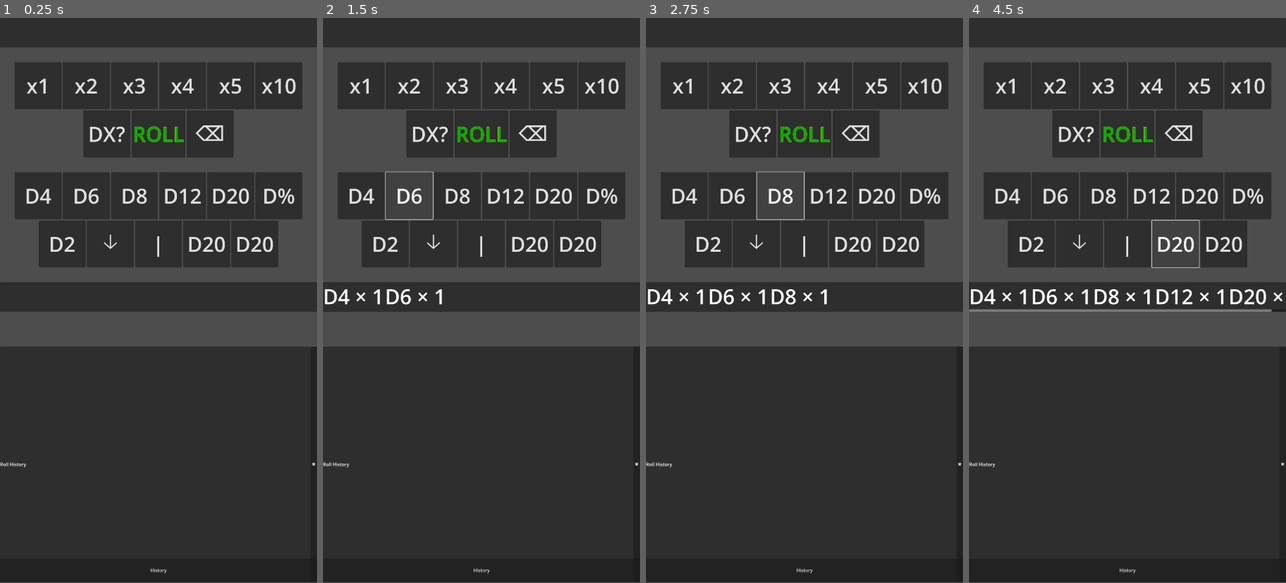
Above: before the commit, frames 1-4 (left to right).
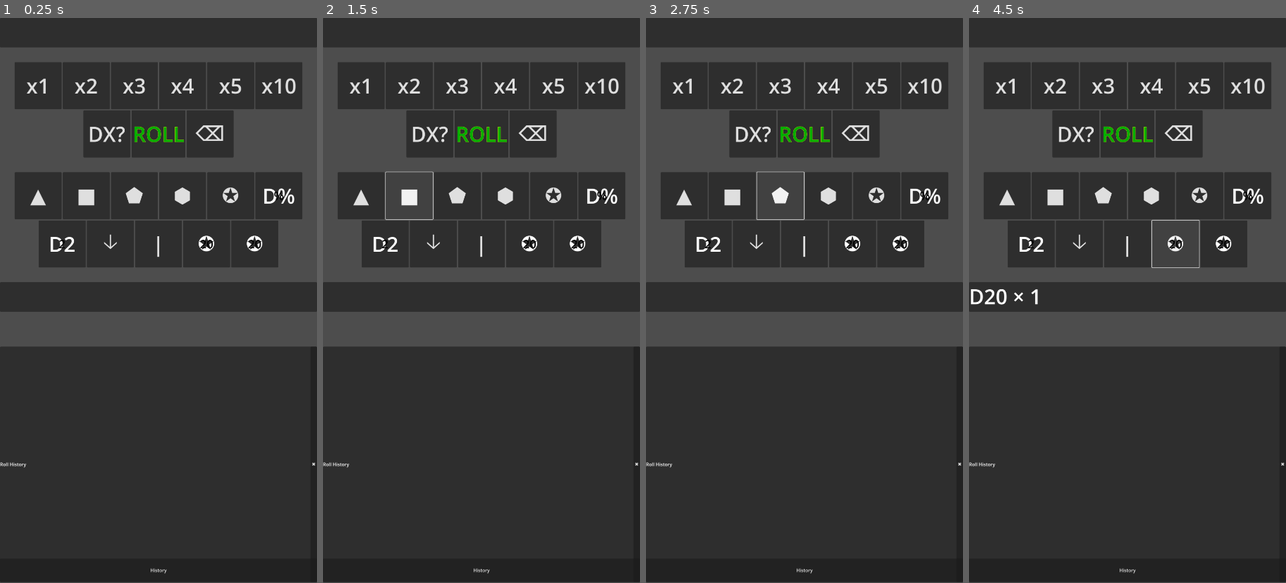
Above: after the commit, the same moments.

Repository: FromAriel/Experiments
Game: Godot game, scene res://main.tscn
The game is run twice, just before and just after one commit, with the same random seed, the same clock (stepped at 60 frames per second) and the same inputs.
Inputs:
- Up to frame 1 (0.25 s): no input
- Up to frame 2 (1.5 s): click "D4" (after the commit: "▲") at 0.5 s; click "D6" (after the commit: "■") at 1.25 s
- Up to frame 3 (2.75 s): click "D8" (after the commit: "⬟") at 2 s
- Up to frame 4 (4.5 s): click "D12" (after the commit: "⬢") at 2.75 s; click "D20" (after the commit: "✪") at 3.5 s; click "D20" (after the commit: "✪") at 4.25 s

The runs differ from the first frame. In frame 1, 1.4% of the frame differs, in the area x 8-93%, y 29-42%; in frame 2, 1.7%; in frame 3, 1.9%; in frame 4, 2.8%, in the area x 0-99%, y 29-52%.

Commit message:
feat(livedie): add shaped dice labels

Diff:
--- a/LIVEdie/scenes/quick_roll_bar.tscn
+++ b/LIVEdie/scenes/quick_roll_bar.tscn
@@ -95,38 +95,38 @@
 custom_minimum_size = Vector2(80, 0)
 layout_mode = 2
 theme_override_font_sizes/font_size = 35
-text = "D4"
+text = "▲"
 
 [node name="Die6" type="Button" parent="QuickRollBar/StandardRow"]
 custom_minimum_size = Vector2(80, 0)
 layout_mode = 2
 theme_override_font_sizes/font_size = 35
-text = "D6"
+text = "■"
 
 [node name="Die8" type="Button" parent="QuickRollBar/StandardRow"]
 custom_minimum_size = Vector2(80, 0)
 layout_mode = 2
 theme_override_font_sizes/font_size = 35
-text = "D8"
+text = "⬟"
 
 [node name="Die10" type="Button" parent="QuickRollBar/StandardRow"]
 visible = false
 custom_minimum_size = Vector2(80, 0)
 layout_mode = 2
 theme_override_font_sizes/font_size = 35
-text = "D10"
+text = "⬙"
 
 [node name="Die12" type="Button" parent="QuickRollBar/StandardRow"]
 custom_minimum_size = Vector2(80, 0)
 layout_mode = 2
 theme_override_font_sizes/font_size = 35
-text = "D12"
+text = "⬢"
 
 [node name="Die20" type="Button" parent="QuickRollBar/StandardRow"]
 custom_minimum_size = Vector2(80, 0)
 layout_mode = 2
 theme_override_font_sizes/font_size = 35
-text = "D20"
+text = "✪"
 
 [node name="Die100" type="Button" parent="QuickRollBar/StandardRow"]
 custom_minimum_size = Vector2(80, 0)
--- a/LIVEdie/scripts/quick_roll_bar.gd
+++ b/LIVEdie/scripts/quick_roll_bar.gd
@@ -23,6 +23,15 @@
     "9": "\u2079"
 }
 
+const QRB_DIE_SHAPES := {
+    4: "▲",
+    6: "■",
+    8: "⬟",
+    10: "⬙",
+    12: "⬢",
+    20: "✪",
+}
+
 @export_range(1.0, 3.0, 0.01) var qrb_size_index: float = 2.0:
     set(value):
         qrb_size_index = clamp(value, 1.0, 3.0)
@@ -32,6 +41,10 @@
 @export var qrb_button_font_size: int = 35
 @export var qrb_roll_font_size: int = 28
 @export var qrb_chip_font_size: int = 24
+@export var qrb_die_font_size: int = 35
+@export var qrb_number_font_size: int = 20
+@export var qrb_die_color: Color = Color(1, 1, 1)
+@export var qrb_number_color: Color = Color(0, 0, 0)
 
 var qrb_queue: Array = []
 var qrb_last_faces: int = 0
@@ -55,6 +68,8 @@
 func _ready() -> void:
     _connect_dice_buttons($StandardRow)
     _connect_dice_buttons($AdvancedRow)
+    _qrb_setup_die_buttons($StandardRow)
+    _qrb_setup_die_buttons($AdvancedRow)
     $StandardRow/AdvancedToggle.pressed.connect(_on_toggle_advanced)
     $RepeaterRow/RollButton.pressed.connect(_on_roll_pressed)
     _connect_repeat_buttons()
@@ -80,6 +95,29 @@
             var faces := int(node.text.substr(1).replace("%", "100"))
             node.button_down.connect(_on_die_down.bind(faces, node))
             node.button_up.connect(_on_die_up.bind(faces, node))
+
+
+func _qrb_setup_die_buttons(row: Container) -> void:
+    for node in row.get_children():
+        if node is Button and node.text != "DX?" and node.text.begins_with("D"):
+            var faces := int(node.text.substr(1).replace("%", "100"))
+            node.set_meta("faces", faces)
+            if QRB_DIE_SHAPES.has(faces):
+                node.text = QRB_DIE_SHAPES[faces]
+            var label := Label.new()
+            label.name = "Number"
+            if faces == 100:
+                label.text = "%"
+            else:
+                label.text = str(faces)
+            label.mouse_filter = Control.MOUSE_FILTER_IGNORE
+            label.anchor_left = 0.0
+            label.anchor_top = 0.0
+            label.anchor_right = 1.0
+            label.anchor_bottom = 1.0
+            label.horizontal_alignment = HORIZONTAL_ALIGNMENT_CENTER
+            label.vertical_alignment = VERTICAL_ALIGNMENT_CENTER
+            node.add_child(label)
 
 
 func _connect_repeat_buttons() -> void:
@@ -369,6 +407,28 @@
     return result
 
 
+func _qrb_update_die_styles() -> void:
+    var scale: float = qrb_size_index
+    var die_font := int(qrb_die_font_size * scale)
+    var num_font := int(qrb_number_font_size * scale)
+    for btn in $StandardRow.get_children():
+        if btn is Button and btn.has_meta("faces"):
+            btn.add_theme_font_size_override("font_size", die_font)
+            btn.add_theme_color_override("font_color", qrb_die_color)
+            var lbl := btn.get_node_or_null("Number")
+            if lbl:
+                lbl.add_theme_font_size_override("font_size", num_font)
+                lbl.add_theme_color_override("font_color", qrb_number_color)
+    for btn in $AdvancedRow.get_children():
+        if btn is Button and btn.has_meta("faces"):
+            btn.add_theme_font_size_override("font_size", die_font)
+            btn.add_theme_color_override("font_color", qrb_die_color)
+            var lbl := btn.get_node_or_null("Number")
+            if lbl:
+                lbl.add_theme_font_size_override("font_size", num_font)
+                lbl.add_theme_color_override("font_color", qrb_number_color)
+
+
 func _qrb_apply_scale() -> void:
     var scale: float = qrb_size_index
     var base: Vector2 = Vector2(80, 80) * scale
@@ -384,3 +444,4 @@
         if btn == $RepeaterRow/RollButton:
             size = roll_font
         btn.add_theme_font_size_override("font_size", size)
+    _qrb_update_die_styles()
